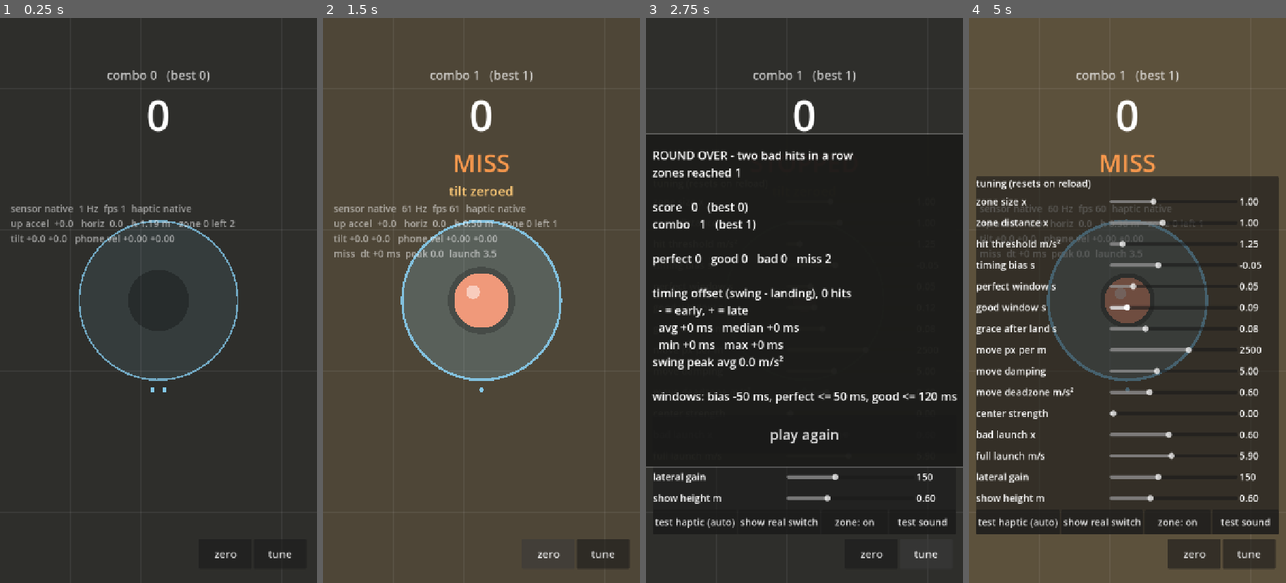
Above: before the commit, frames 1-4 (left to right).
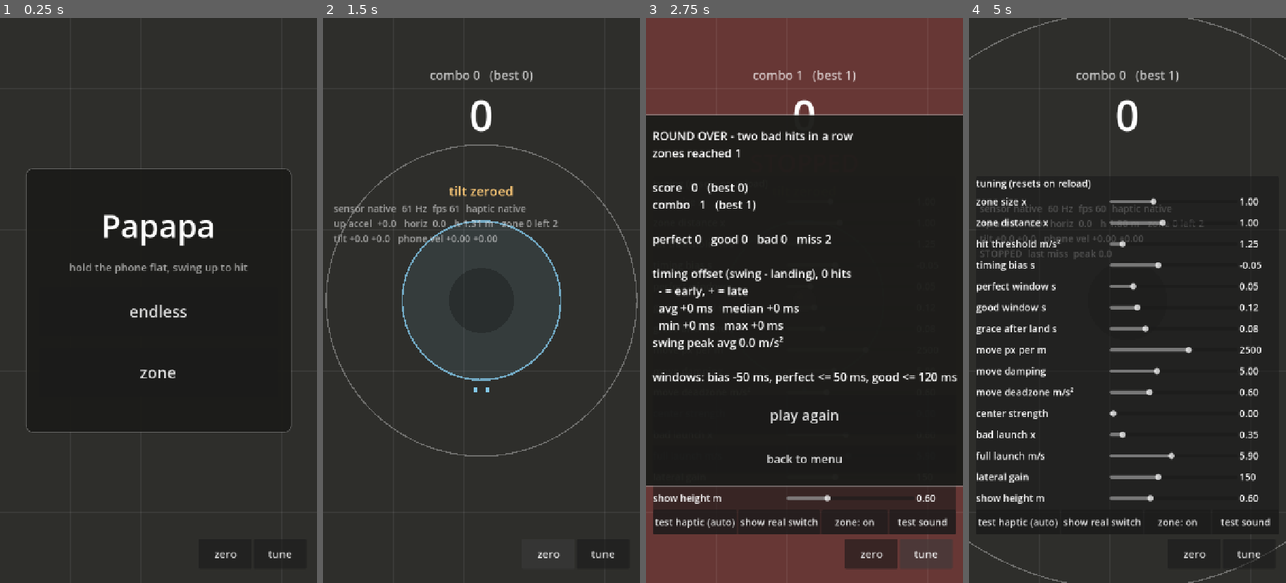
Above: after the commit, the same moments.

Repository: Xionday/Papapa
Game: Godot game, scene res://scenes/main.tscn
The game is run twice, just before and just after one commit, with the same random seed, the same clock (stepped at 60 frames per second) and the same inputs.
Inputs (mouse positions are in pixels of both pictures, inside the frame that each line leads up to):
- Up to frame 1 (0.25 s): no input
- Up to frame 2 (1.5 s): click (481, 373) at 0.5 s, where only the run after the commit has a clickable "zone"; click "zero" at 1.25 s
- Up to frame 3 (2.75 s): click "tune" at 2 s
- Up to frame 4 (5 s): click (1127, 458) at 2.75 s, where only the run after the commit has a clickable "back to menu"; click (1127, 436) at 3.5 s, where only the run before the commit has a clickable "play again"; click (1127, 311) at 4.25 s, where only the run after the commit has a clickable "endless"

The runs differ from the first frame. In frame 1, 12% of the frame differs, in the area x 3-92%, y 9-74%; in frame 2, 97%, in the area x 0-100%, y 0-100%; in frame 3, 34%; in frame 4, 47%.

Commit message:
開始選單：endless / zone 兩個模式；結算面板加 back to menu
Co-Authored-By: Claude Fable 5.1 <noreply@anthropic.com>
Claude-Session: https://claude.ai/code/session_01M2isnyCwhhtueNisXY1RbR

Diff:
--- a/scenes/main.tscn
+++ b/scenes/main.tscn
@@ -182,3 +182,49 @@
 custom_minimum_size = Vector2(0, 88)
 theme_override_font_sizes/font_size = 32
 text = "play again"
+
+[node name="Menu" type="Button" parent="HUD/Results/VBox"]
+layout_mode = 2
+custom_minimum_size = Vector2(0, 64)
+theme_override_font_sizes/font_size = 26
+text = "back to menu"
+
+[node name="Menu" type="PanelContainer" parent="HUD"]
+anchors_preset = -1
+anchor_left = 0.08
+anchor_top = 0.5
+anchor_right = 0.92
+anchor_bottom = 0.5
+offset_top = -300.0
+offset_bottom = 300.0
+theme_override_styles/panel = SubResource("results_bg")
+
+[node name="VBox" type="VBoxContainer" parent="HUD/Menu"]
+layout_mode = 2
+theme_override_constants/separation = 28
+alignment = 1
+
+[node name="Title" type="Label" parent="HUD/Menu/VBox"]
+layout_mode = 2
+theme_override_font_sizes/font_size = 72
+text = "Papapa"
+horizontal_alignment = 1
+
+[node name="Hint" type="Label" parent="HUD/Menu/VBox"]
+layout_mode = 2
+theme_override_colors/font_color = Color(1, 1, 1, 0.6)
+theme_override_font_sizes/font_size = 24
+text = "hold the phone flat, swing up to hit"
+horizontal_alignment = 1
+
+[node name="Endless" type="Button" parent="HUD/Menu/VBox"]
+layout_mode = 2
+custom_minimum_size = Vector2(0, 110)
+theme_override_font_sizes/font_size = 36
+text = "endless"
+
+[node name="Zone" type="Button" parent="HUD/Menu/VBox"]
+layout_mode = 2
+custom_minimum_size = Vector2(0, 110)
+theme_override_font_sizes/font_size = 36
+text = "zone"
--- a/scripts/game.gd
+++ b/scripts/game.gd
@@ -108,7 +108,27 @@
 
 func _ready() -> void:
 	_sensor.sample.connect(_on_sample)
+	state = "menu"
+	score = 0
+	streak = 0
+	ball_pos = paddle_pos
+	ball_h = 0.0
+	last_launch = full_launch
+
+
+## 從選單開始：mode = "endless" | "zone"
+func start_game(mode: String) -> void:
+	zone_mode = (mode == "zone")
+	paddle_pos = Vector2.ZERO
+	phone_vel = Vector2.ZERO
 	_serve()
+
+
+func to_menu() -> void:
+	state = "menu"
+	ball_stopped = false
+	_ash.clear()
+	_ring_gold = 0.0
 
 
 func _now() -> float:
@@ -263,8 +283,8 @@
 			_settle_timer -= delta
 			if _settle_timer <= 0.0:
 				_judge()
-		"dead":
-			pass  ## 等結算畫面的 play again
+		"dead", "menu":
+			pass  ## 等 HUD 的按鈕
 	queue_redraw()
 
 
@@ -472,6 +492,8 @@
 		draw_line(Vector2(0, y), Vector2(vp.x, y), gc, 1.0)
 		y += grid
 
+	if state == "menu":
+		return
 	if zone_mode:
 		_draw_zone(vp)
 
--- a/scripts/hud.gd
+++ b/scripts/hud.gd
@@ -15,6 +15,10 @@
 @onready var _results: PanelContainer = $Results
 @onready var _results_text: Label = $Results/VBox/Text
 @onready var _again_btn: Button = $Results/VBox/PlayAgain
+@onready var _menu_btn: Button = $Results/VBox/Menu
+@onready var _menu: PanelContainer = $Menu
+@onready var _endless_btn: Button = $Menu/VBox/Endless
+@onready var _zone_mode_btn: Button = $Menu/VBox/Zone
 @onready var _test_haptic: Button = $Panel/VBox/Tests/TestHaptic
 @onready var _show_switch: Button = $Panel/VBox/Tests/ShowSwitch
 @onready var _test_sound: Button = $Panel/VBox/Tests/TestSound
@@ -58,6 +62,17 @@
 		_game.calibrate_tilt()
 		_show_msg("tilt zeroed"))
 	_results.visible = false
+	_menu.visible = true
+	_endless_btn.pressed.connect(func():
+		_menu.visible = false
+		_game.start_game("endless"))
+	_zone_mode_btn.pressed.connect(func():
+		_menu.visible = false
+		_game.start_game("zone"))
+	_menu_btn.pressed.connect(func():
+		_results.visible = false
+		_game.to_menu()
+		_menu.visible = true)
 	_again_btn.pressed.connect(func():
 		_results.visible = false
 		_game.play_again())
@@ -157,7 +172,8 @@
 	_judge_timer -= delta
 	if _judge_timer <= 0.0:
 		_judge.text = ""
-	_debug.visible = not _results.visible
+	_debug.visible = not _results.visible and not _menu.visible
+	$Top.visible = not _menu.visible
 	_combo.text = "combo %d   (best %d)" % [_game.streak, _game.best_streak]
 	_score.text = "%d" % _game.score
 	_debug.text = "\n".join([
